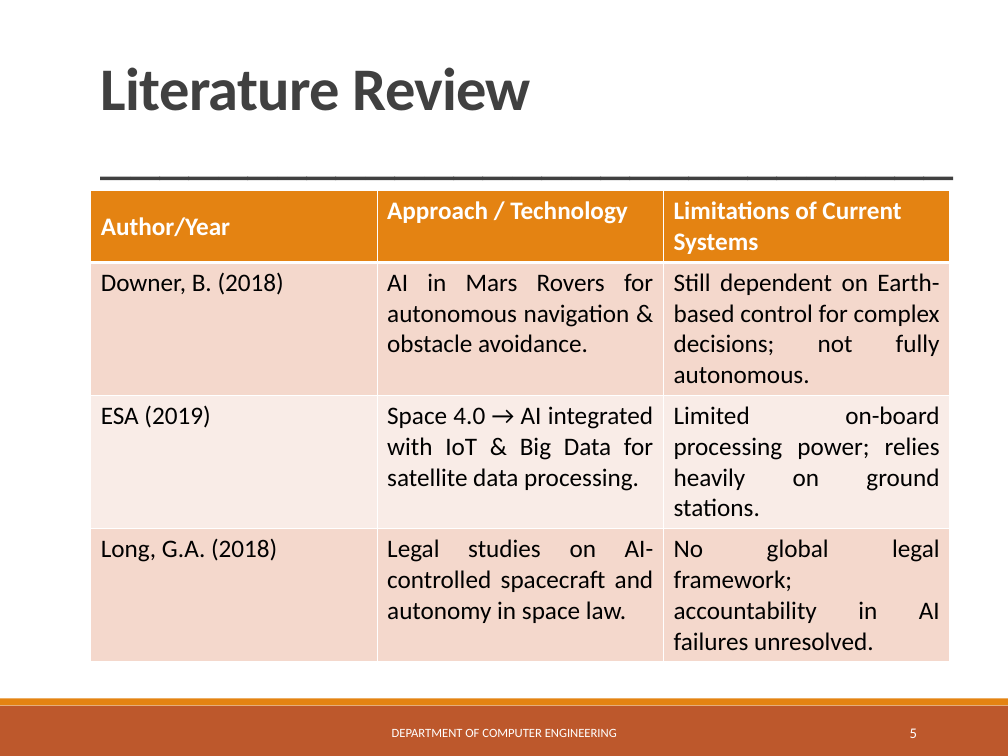
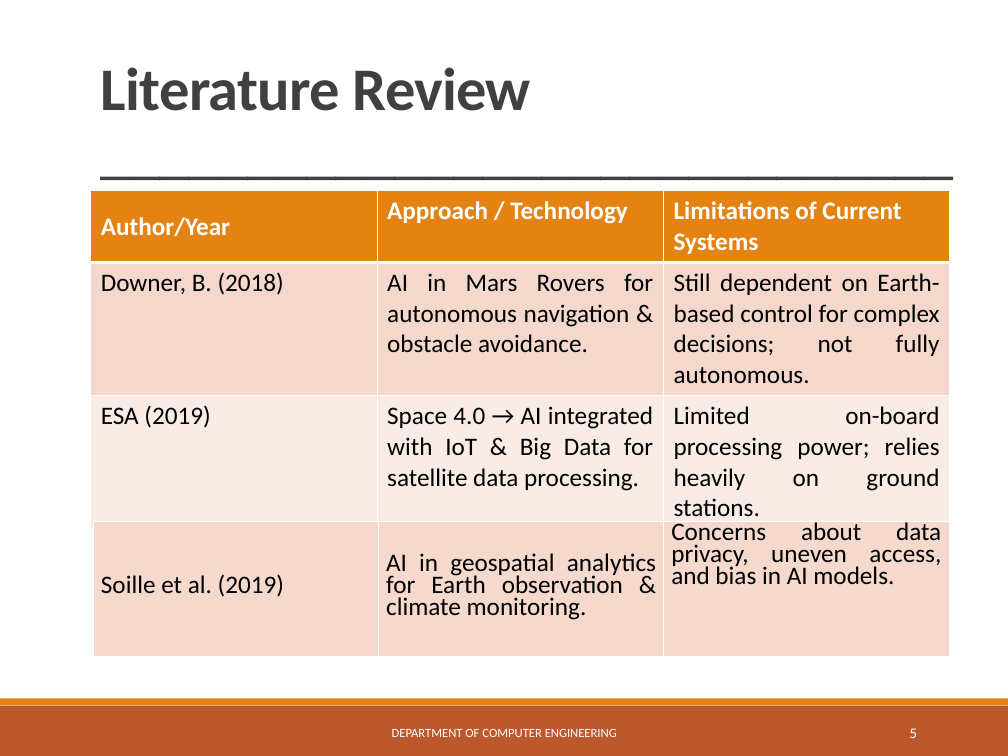
Before and after one commit to ShantanuGV/Websites, a slide deck: slide 5 of 132-Seminar-AI_in_space1.pptx. Drawn at 1008x756 pixels with LibreOffice and Linux fonts; fonts in the diff are those of the drawing. Boxes give left, top, right and bottom in pixels: in the first picture for what was removed or moved away, otherwise in the second. Text is boxed around its words. In the diff, an @@ line names an element or a change of style, - is before the commit and + after.

```diff
--- a/132-Seminar-AI_in_space1.pptx
+++ b/132-Seminar-AI_in_space1.pptx
@@ table at box(91, 191, 950, 523) @@
-row 4: Long, G.A. (2018) | Legal studies on AI-controlled spacecraft and autonomy in space law. | No global legal framework; accountability in AI failures unresolved.
@@ table added at box(94, 522, 950, 657), 1 rows, 3 columns @@
+Soille et al. (2019) | AI in geospatial analytics for Earth observation & climate monitoring. | Concerns about data privacy, uneven access, and bias in AI models.
```
Also in this commit, not shown: 1 other slide changed.
